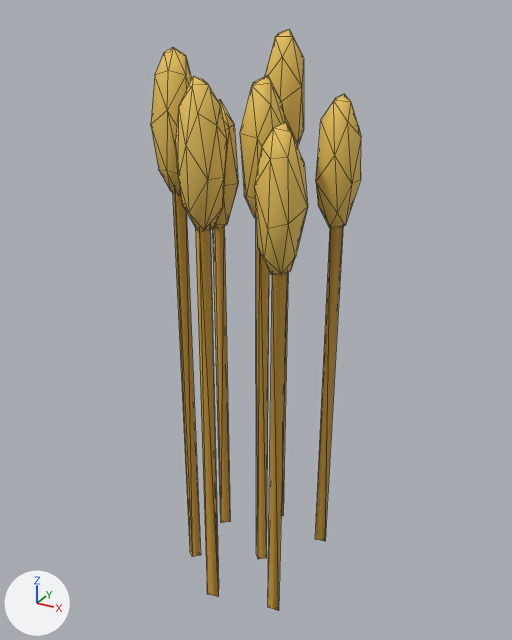
An edit to the glTF model assets/wheat_mobile.glb, drawn before and after from the same camera.
The view is the same before and after, from a 50 mm camera at (0.712, -1.325, 1.354) aimed at (-0.025, 0.014, 0.684). Arrows for +X, +Y and +Z are at lower left; the lights stay in place. The older version comes first. Mesh edges are drawn as thin lines. Vertices at exactly the same position are counted once.

In view in the first picture: 'Wheat'.
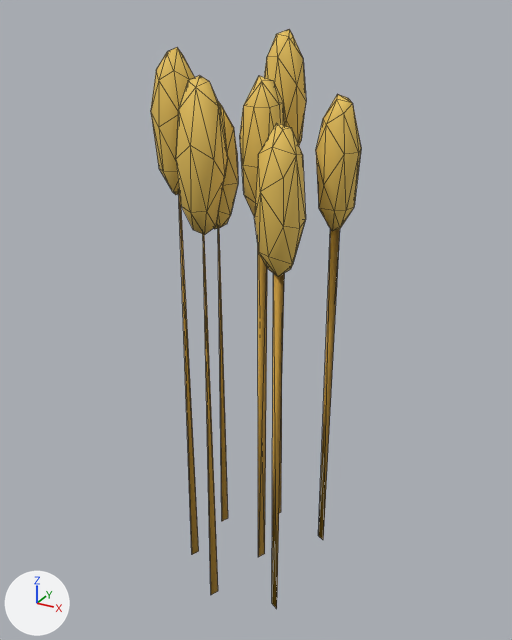
Edits to the bpy script that builds the scene:
```text
Change me_cylinder:
    used by ob_wheat; location = (0.0, 0.0, 0.49)
    remove me_cylinder.from_pydata(...)  # 228 vertices, 400 faces; spans x -0.212..0.164, y -0.225..0.227, z -0.49..0.822
    add me_cylinder.from_pydata(...)  # 228 vertices, 400 faces; spans x -0.212..0.162, y -0.225..0.226, z -0.49..0.822
    me_cylinder part 1: the loose piece of 27 vertices spanning x -0.09..0.01, y -0.225..-0.126, z 0.451..0.75 is rebuilt with 28 vertices and now spans x -0.091..0.011, y -0.225..-0.125, z 0.451..0.751
    me_cylinder part 2: the loose piece of 27 vertices spanning x -0.212..-0.112, y -0.127..-0.029, z 0.494..0.793 is rebuilt with 28 vertices and now spans x -0.208..-0.112, y -0.128..-0.028, z 0.494..0.793
    me_cylinder part 3: the loose piece of 26 vertices spanning x 0.062..0.164, y -0.19..-0.091, z 0.374..0.673 is rebuilt with 28 vertices and now spans x 0.062..0.161, y -0.19..-0.091, z 0.374..0.674
    me_cylinder part 4: the loose piece of 25 vertices spanning x -0.05..0.05, y -0.05..0.05, z 0.441..0.74 is rebuilt with 28 vertices and now spans x -0.049..0.05, y -0.048..0.049, z 0.44..0.74
    me_cylinder part 5: the loose piece of 25 vertices spanning x -0.211..-0.113, y 0.028..0.127, z 0.378..0.677 is rebuilt with 30 vertices and now spans x -0.212..-0.113, y 0.029..0.128, z 0.378..0.678
    me_cylinder part 6: the loose piece of 24 vertices spanning x 0.067..0.161, y 0.091..0.191, z 0.398..0.697 is rebuilt with 29 vertices and now spans x 0.063..0.162, y 0.091..0.191, z 0.398..0.697
    me_cylinder part 7: the loose piece of 23 vertices spanning x -0.09..0.009, y 0.124..0.227, z 0.523..0.822 is rebuilt with 29 vertices and now spans x -0.089..0.01, y 0.126..0.226, z 0.522..0.822
    me_cylinder part 8: the loose piece of 8 vertices spanning x -0.016..0.016, y -0.016..0.016, z -0.49..0.49 is rebuilt with 4 vertices and now spans x -0.01..0.01, y -0.01..0.01, z -0.49..0.49
    me_cylinder part 9: the loose piece of 8 vertices spanning x -0.056..-0.023, y 0.158..0.191, z -0.49..0.572 is rebuilt with 4 vertices and now spans x -0.045..-0.035, y 0.165..0.185, z -0.49..0.572
    me_cylinder part 10: the loose piece of 8 vertices spanning x -0.179..-0.145, y 0.062..0.094, z -0.49..0.428 is rebuilt with 4 vertices and now spans x -0.167..-0.157, y 0.068..0.088, z -0.49..0.428
    me_cylinder part 11: the loose piece of 8 vertices spanning x -0.179..-0.145, y -0.094..-0.062, z -0.49..0.543 is rebuilt with 4 vertices and now spans x -0.167..-0.157, y -0.088..-0.068, z -0.49..0.543
    me_cylinder part 12: the loose piece of 7 vertices spanning x -0.055..-0.023, y -0.191..-0.158, z -0.49..0.501 is rebuilt with 4 vertices and now spans x -0.045..-0.035, y -0.185..-0.165, z -0.49..0.501
    me_cylinder part 13: the loose piece of 6 vertices spanning x 0.1..0.129, y 0.124..0.158, z -0.49..0.447 is rebuilt with 4 vertices and now spans x 0.102..0.122, y 0.136..0.146, z -0.49..0.447
    me_cylinder part 14: the loose piece of 6 vertices spanning x 0.1..0.129, y -0.158..-0.124, z -0.49..0.424 is rebuilt with 4 vertices and now spans x 0.102..0.122, y -0.146..-0.136, z -0.49..0.424
```

Pixel boxes (x1, y1, x2, y2) of what changed, in the pictures (512 x 640 px):
'Wheat', reshaped
    before: (151, 29, 361, 611)
    after: (151, 29, 361, 609)
part 1 of me_cylinder, rebuilt
    before: (175, 76, 227, 232)
    after: (176, 75, 228, 235)
part 2 of me_cylinder, rebuilt (7% wider)
    before: (151, 47, 192, 194)
    after: (151, 47, 195, 195)
part 3 of me_cylinder, rebuilt
    before: (254, 122, 308, 275)
    after: (254, 123, 306, 276)
part 4 of me_cylinder, rebuilt
    before: (240, 75, 285, 218)
    after: (240, 76, 284, 216)
part 5 of me_cylinder, rebuilt
    before: (215, 100, 238, 227)
    after: (214, 101, 238, 229)
part 6 of me_cylinder, rebuilt
    before: (316, 94, 361, 228)
    after: (316, 94, 361, 231)
part 7 of me_cylinder, rebuilt (7% wider)
    before: (265, 29, 304, 147)
    after: (264, 29, 306, 145)
part 8 of me_cylinder, rebuilt
    before: (256, 225, 269, 559)
    after: (258, 251, 267, 557)
part 9 of me_cylinder, rebuilt (mostly hidden afterwards)
    before: (281, 273, 288, 516)
    after: (279, 405, 282, 513)
part 10 of me_cylinder, rebuilt (39% narrower)
    before: (213, 226, 230, 523)
    after: (218, 228, 228, 521)
part 11 of me_cylinder, rebuilt (28% narrower)
    before: (173, 191, 201, 557)
    after: (179, 194, 199, 554)
part 12 of me_cylinder, rebuilt (36% narrower)
    before: (195, 228, 219, 597)
    after: (203, 234, 218, 595)
part 13 of me_cylinder, rebuilt (21% narrower)
    before: (315, 227, 343, 541)
    after: (318, 229, 340, 540)
part 14 of me_cylinder, rebuilt (35% narrower)
    before: (268, 273, 287, 611)
    after: (272, 273, 284, 609)
